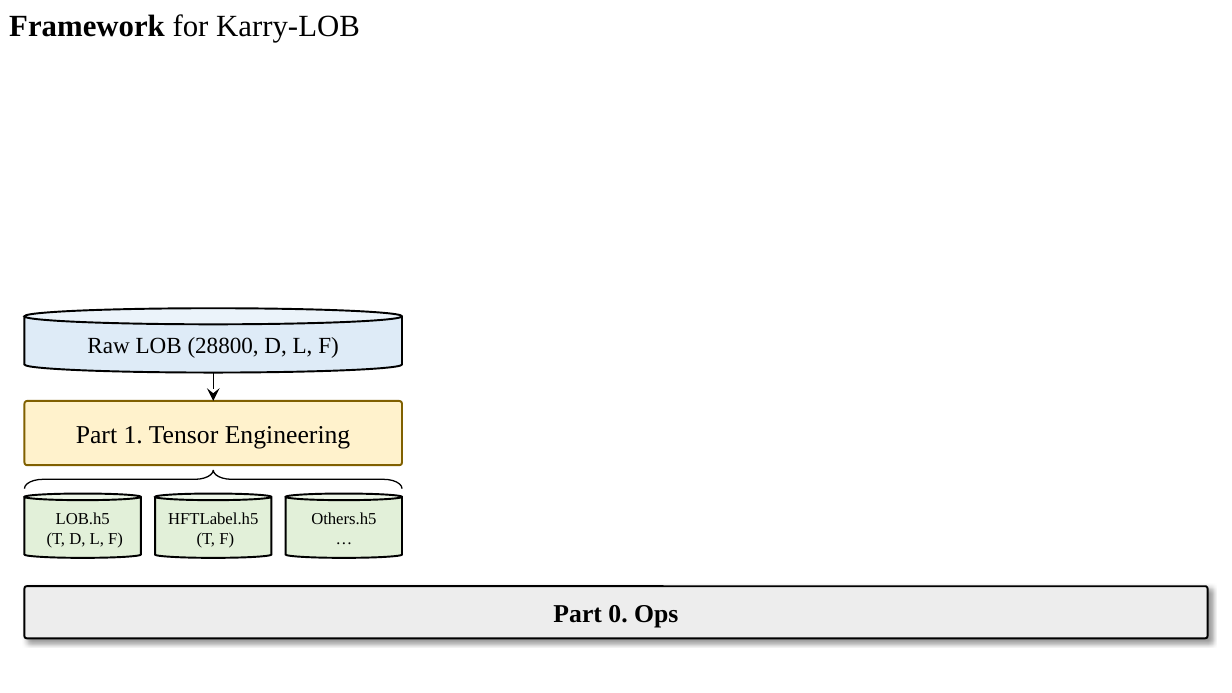
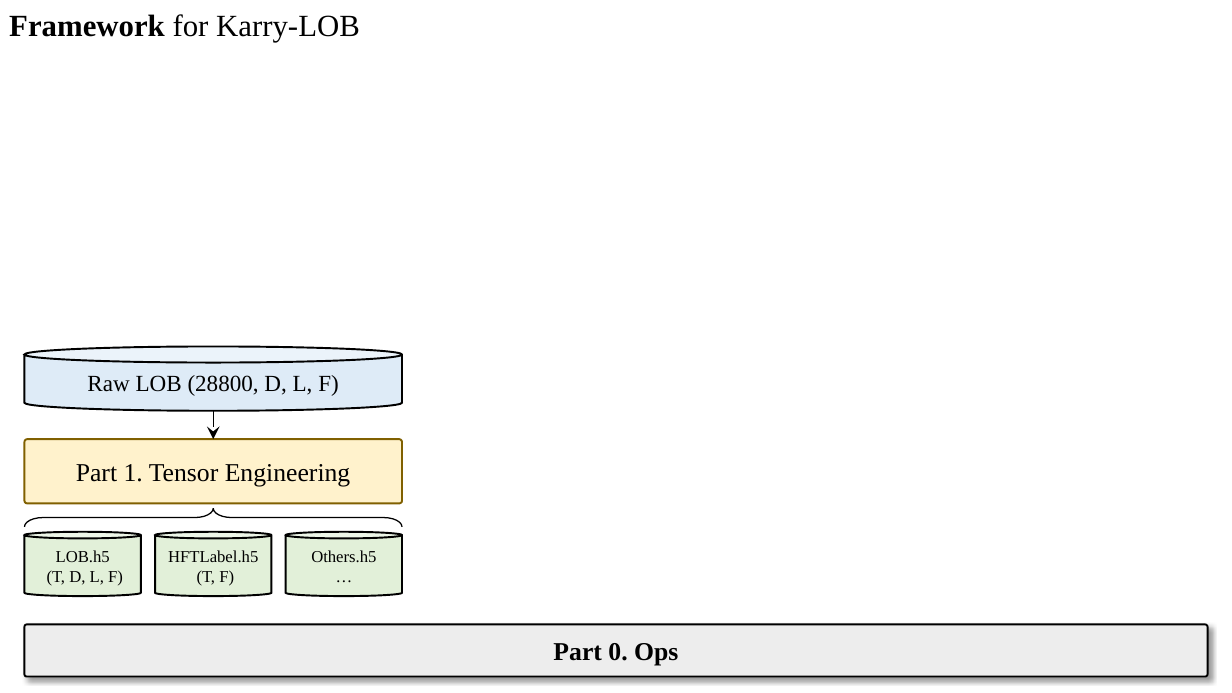
Before and after one commit to KarryRen/Karry-LOB, a slide deck: slide 1 of Images/images.pptx. Drawn at 1232x693 pixels with LibreOffice and Linux fonts; fonts in the diff are those of the drawing. Boxes give left, top, right and bottom in pixels: in the first picture for what was removed or moved away, otherwise in the second. Text is boxed around its words. In the diff, an @@ line names an element or a change of style, - is before the commit and + after.

```diff
--- a/Images/images.pptx
+++ b/Images/images.pptx
@@ 4 cylinders, 2 rounded rectangles, 1 left brace, 1 arrow: place and size @@
-4 cylinders, 2 rounded rectangles, 1 left brace, 1 arrow at box(24, 309, 1207, 638)
+4 cylinders, 2 rounded rectangles, 1 left brace, 1 arrow at box(24, 347, 1207, 677)
```
Also in this commit, not shown: 1 other slide changed, 5 other files.
